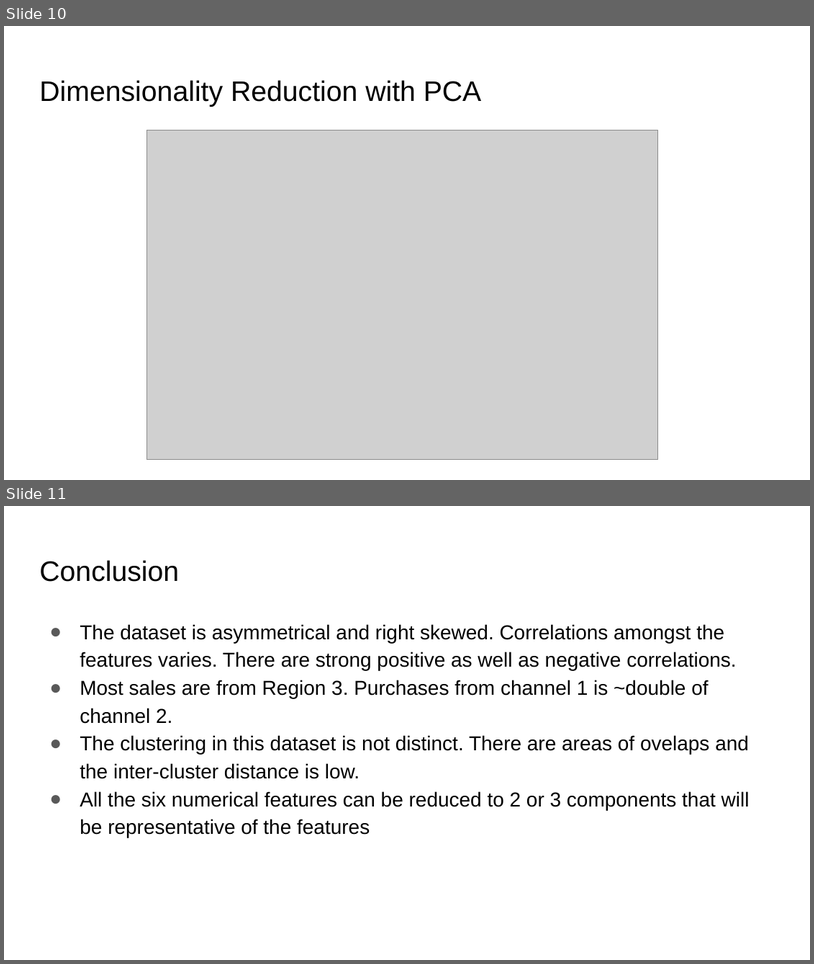
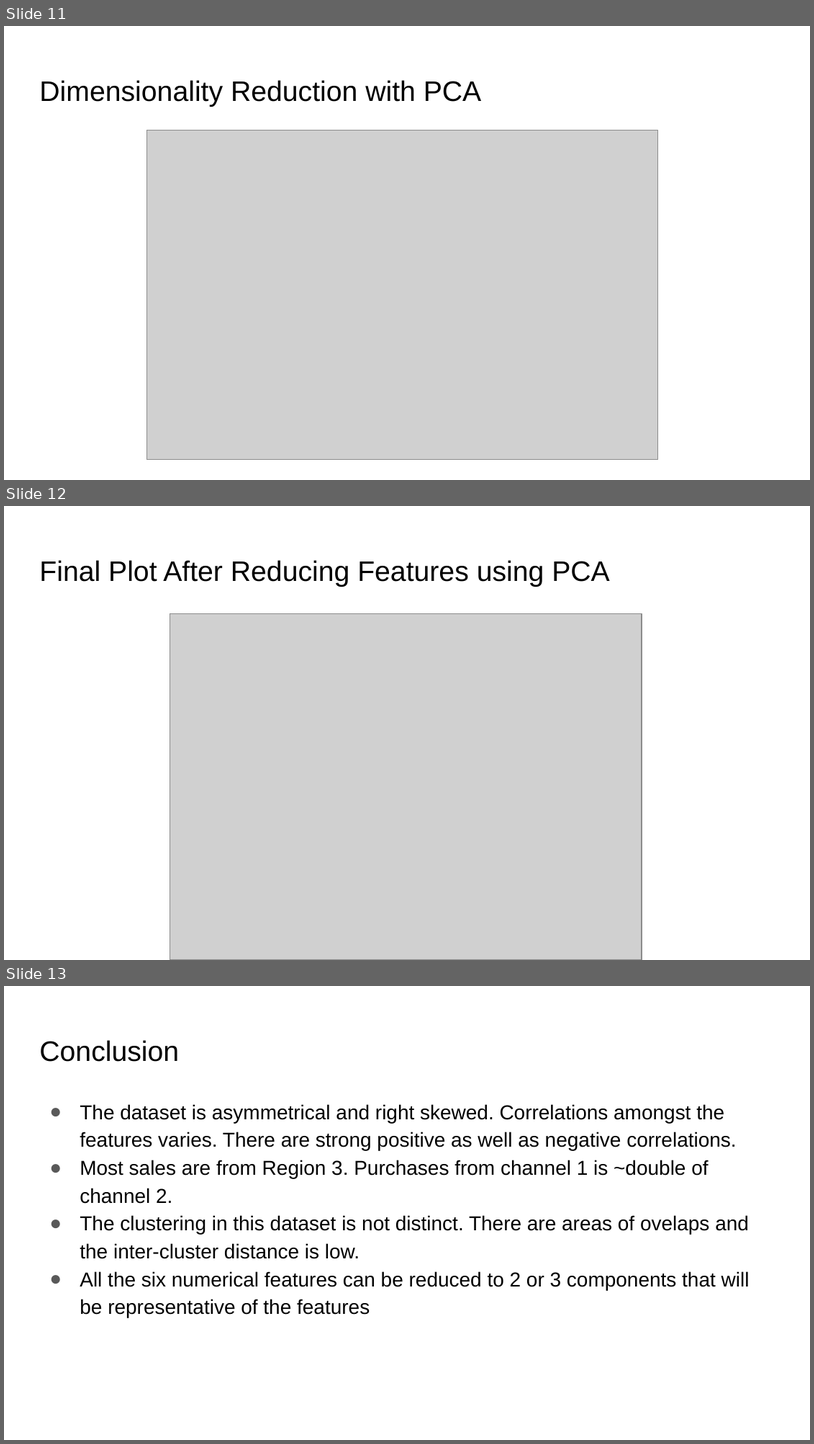
Before and after one commit to AbiAfolabi/ml-project-unsupervised-learning, a slide deck: ML UnsupervisedLearning_AfolabiAbimbola.pptx. Shown one above the other, each under a label of ours: slides 10 and 11 before the commit, slides 11, 12 and 13 after it. The pictures are 814x964 and 814x1444 pixels, drawn with LibreOffice and Linux fonts; fonts in the diff are those of the drawing; grey boxes stand for pictures. Boxes give left, top, right and bottom in pixels: in the first picture for what was removed or moved away, otherwise in the second. Text is boxed around its words. In the diff, an @@ line names an element or a change of style, - is before the commit and + after.

```diff
--- a/ML UnsupervisedLearning_AfolabiAbimbola.pptx
+++ b/ML UnsupervisedLearning_AfolabiAbimbola.pptx
@@ slide 12 added at (4,506,810,960), background #FFFFFF @@
@@ title added at (39,560,610,587), 25.2 pt, text #000000 @@
+Final Plot After Reducing Features using PCA
@@ picture added at (170,613,642,959) @@
@@ what was slide 10 is now slide 11 @@
@@ what was slide 11 is now slide 13 @@
```
Also in this commit, not shown: 2 slides changed, 1 other slide added, 3 other files.
